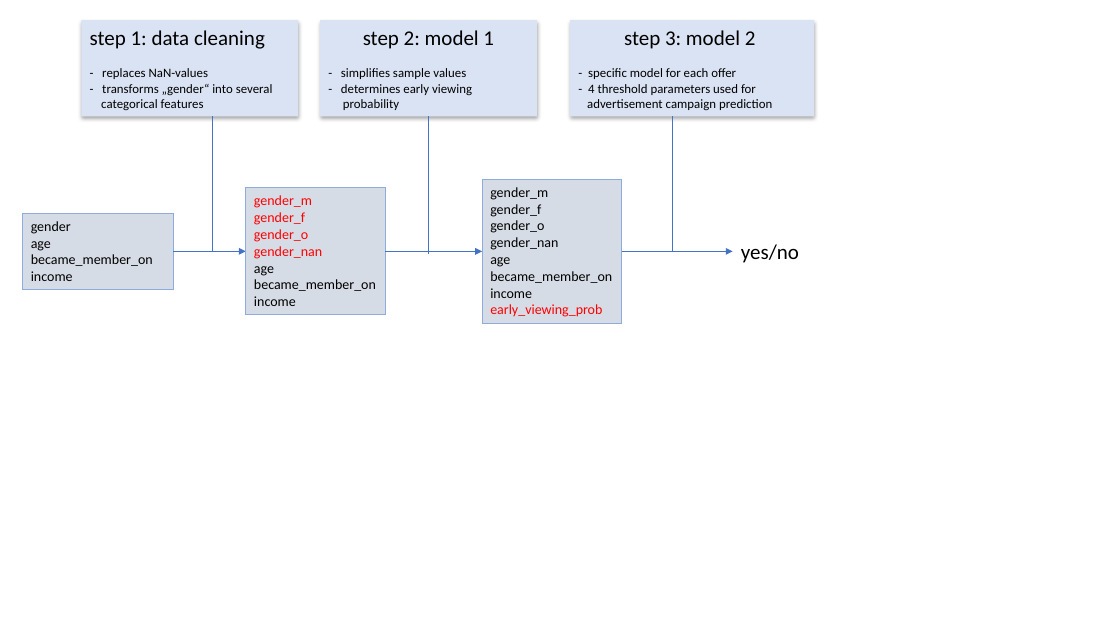
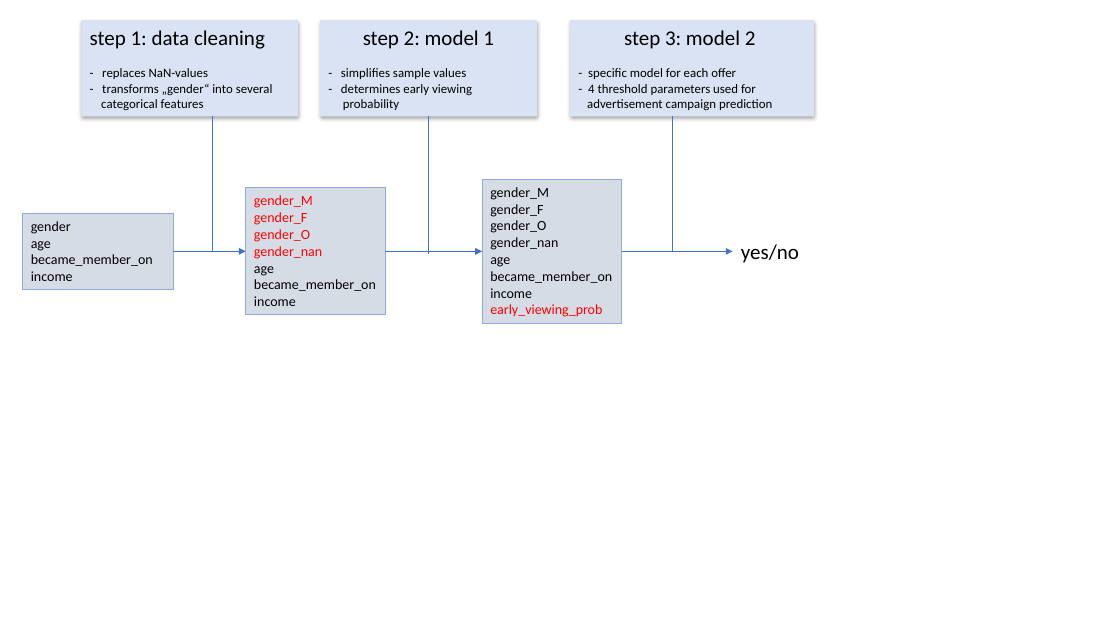
Before and after one commit to thomasheinemann/starbucks_promotion_type_exercise, a slide deck: slide 1 of data_flow.pptx. Drawn at 1120x630 pixels with LibreOffice and Linux fonts; fonts in the diff are those of the drawing. Boxes give left, top, right and bottom in pixels: in the first picture for what was removed or moved away, otherwise in the second. Text is boxed around its words. In the diff, an @@ line names an element or a change of style, - is before the commit and + after.

```diff
--- a/data_flow.pptx
+++ b/data_flow.pptx
@@ text in rectangle at [254,195,313,242]: text changed @@
-gender_m
-gender_f
-gender_o
+gender_M
+gender_F
+gender_O
@@ text in rectangle at [490,187,549,233]: text changed @@
-gender_m
-gender_f
-gender_o
+gender_M
+gender_F
+gender_O
```
Also in this commit, not shown: 18 other files.
